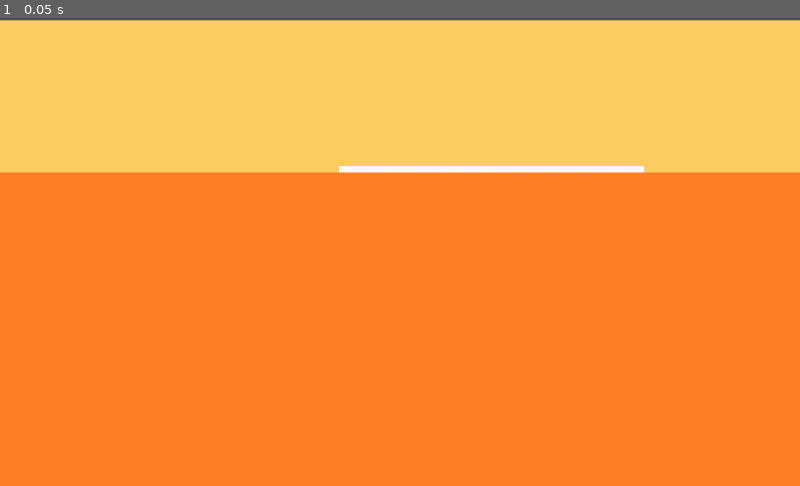
Above: before the commit, frame 1.
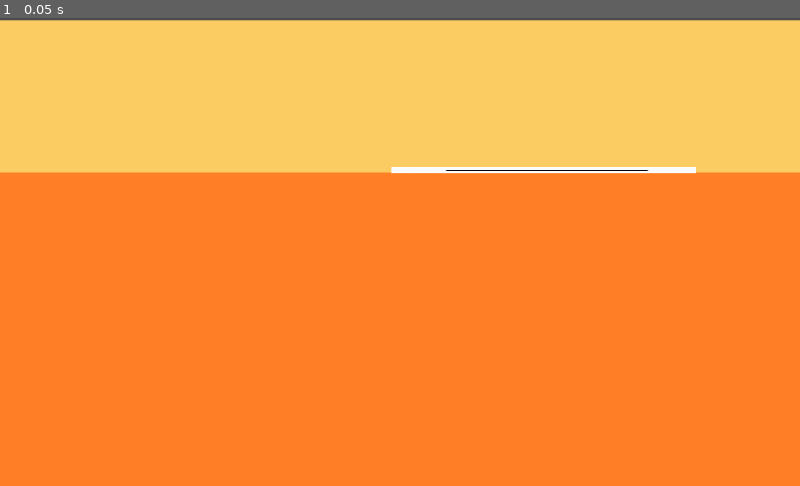
Above: after the commit, the same moment.

Repository: florayfr1/CS4700-Godot
Game: Godot game, scene res://Player.tscn
The game is run twice, just before and just after one commit, with the same random seed, the same clock (stepped at 60 frames per second) and the same inputs.
Inputs:
- Up to frame 1 (0.05 s): no input

The runs differ from the first frame. In frame 1, 0.5% of the frame differs, in the area x 42-87%, y 31-34%.

Commit message:
added player

Diff:
--- /dev/null
+++ b/Player.gd
@@ -0,0 +1,17 @@
+extends KinematicBody2D
+
+
+# Declare member variables here. Examples:
+# var a = 2
+# var b = "text"
+
+export var gravity = 9.8
+
+# Called when the node enters the scene tree for the first time.
+func _ready():
+	pass # Replace with function body.
+
+
+# Called every frame. 'delta' is the elapsed time since the previous frame.
+func _process(delta):
+	pass
--- a/Player.tscn
+++ b/Player.tscn
@@ -1,7 +1,8 @@
-[gd_scene load_steps=4 format=2]
+[gd_scene load_steps=5 format=2]
 
 [ext_resource path="res://Art/line-png-6.png" type="Texture" id=1]
 [ext_resource path="res://Art/bg.png" type="Texture" id=2]
+[ext_resource path="res://Player.gd" type="Script" id=3]
 
 [sub_resource type="CircleShape2D" id=1]
 
@@ -16,13 +17,14 @@
 "_edit_lock_": true
 }
 
-[node name="KinematicBody2D" type="KinematicBody2D" parent="."]
-position = Vector2( 417.085, 200.133 )
+[node name="Player" type="KinematicBody2D" parent="."]
+position = Vector2( 484.356, 201.815 )
+script = ExtResource( 3 )
 __meta__ = {
 "_edit_group_": true
 }
 
-[node name="line-png-6" type="Sprite" parent="KinematicBody2D"]
+[node name="line-png-6" type="Sprite" parent="Player"]
 position = Vector2( 211.757, -9.37839 )
 scale = Vector2( 1.21892, 0.0444443 )
 texture = ExtResource( 1 )
@@ -30,7 +32,7 @@
 "_edit_group_": true
 }
 
-[node name="CollisionShape2D" type="CollisionShape2D" parent="KinematicBody2D"]
+[node name="CollisionShape2D" type="CollisionShape2D" parent="Player"]
 position = Vector2( 374.6, -6.54064 )
 shape = SubResource( 1 )
 __meta__ = {
